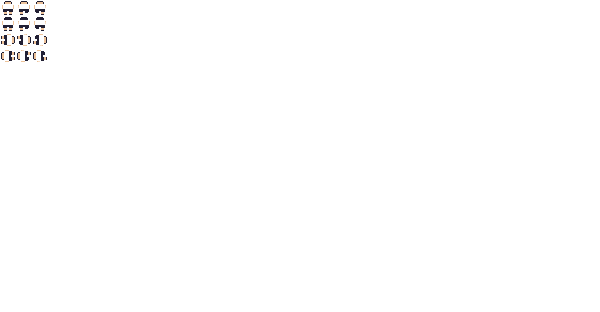
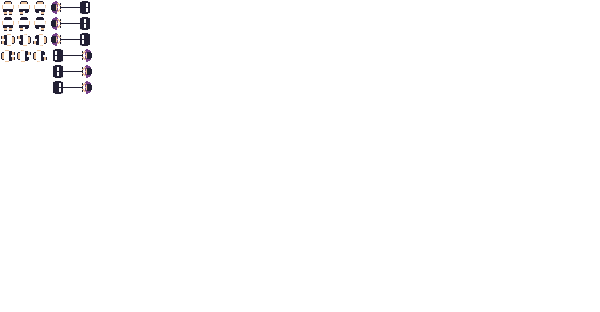
Revision of a layered 600x312 image; what changed, layer by layer:
painted on "player1-sheet.png" over (x1=51, y1=1, x2=92, y2=94)
